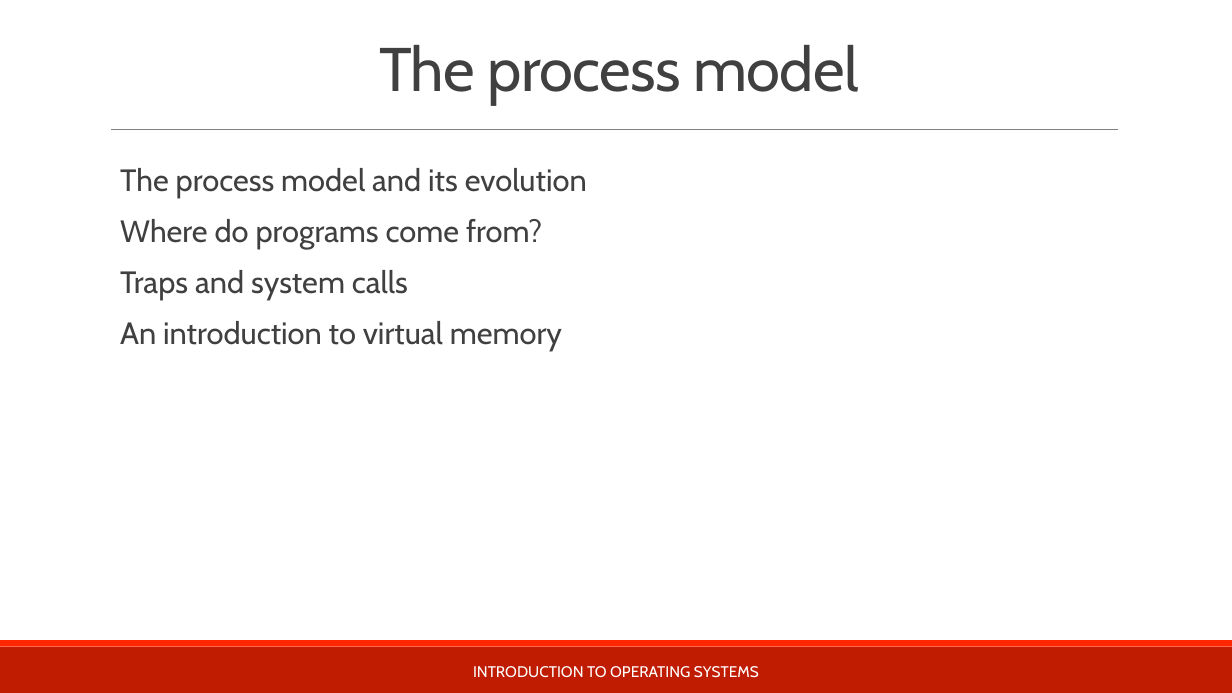
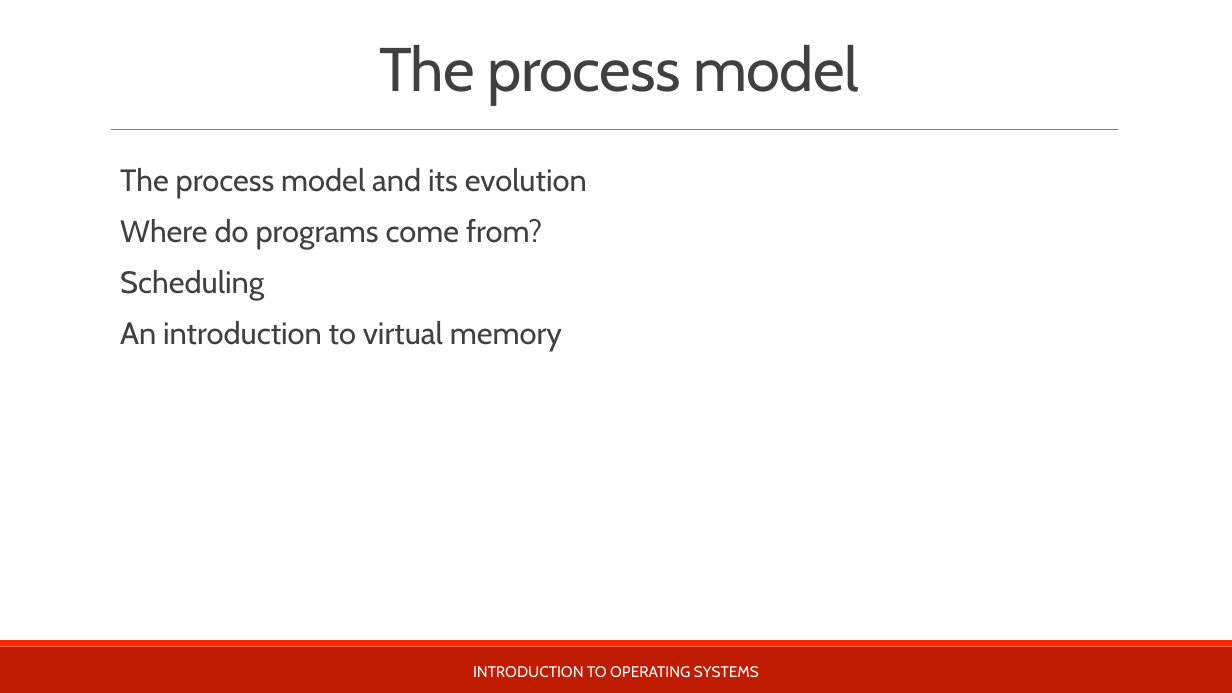
Before and after one commit to teachbsd/course, a slide deck: slide 4 of undergraduate/lectures/processes.pptx. Drawn at 1232x693 pixels with LibreOffice and Linux fonts; fonts in the diff are those of the drawing; background and template pictures are left out. Boxes give left, top, right and bottom in pixels: in the first picture for what was removed or moved away, otherwise in the second. Text is boxed around its words. In the diff, an @@ line names an element or a change of style, - is before the commit and + after.

Commit message:
Final version of Processes lecture for Darmstadt Feb 2017

```diff
--- a/undergraduate/lectures/processes.pptx
+++ b/undergraduate/lectures/processes.pptx
@@ text at (120, 270, 264, 300): text changed @@
-  Traps and system calls
+  Scheduling
```
Also in this commit, not shown: 1 other slide changed, 2 slides added.
